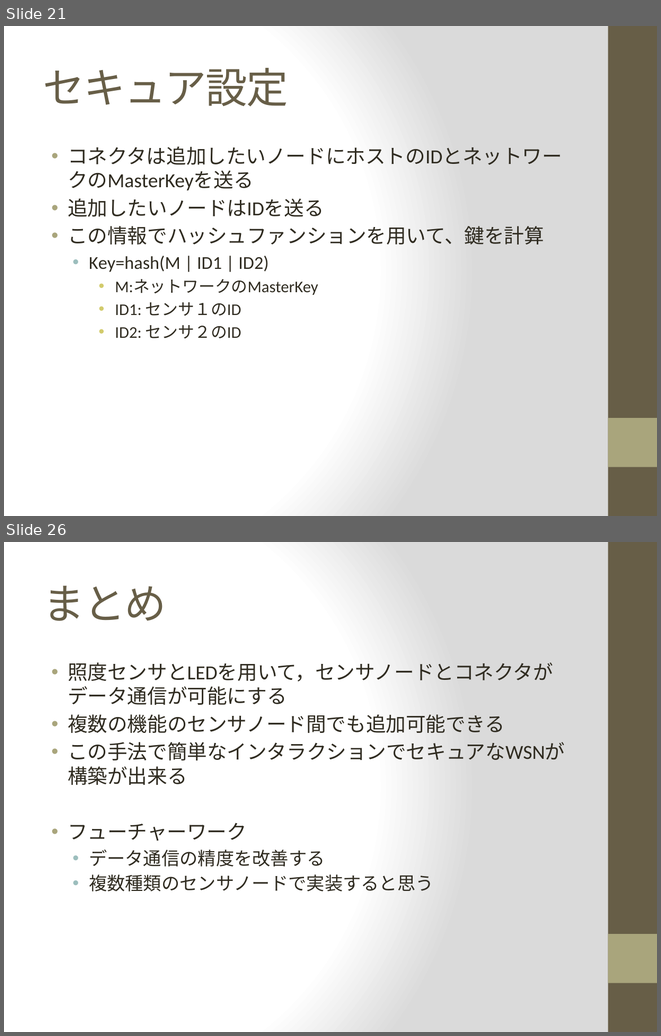
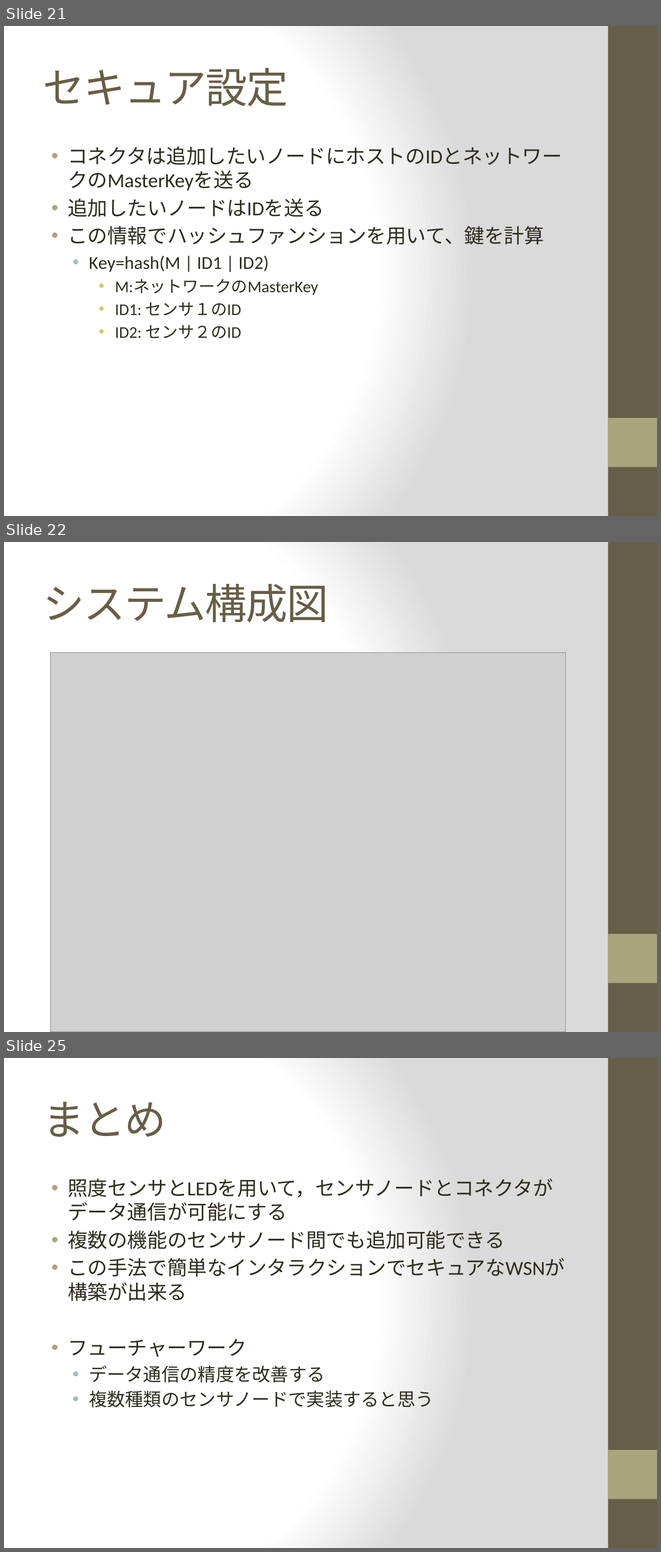
Before and after one commit to spidercpsf/Term2011, a slide deck: UsingLightCommunicationDeployWirelessSensorNetworkv4.pptx. Shown one above the other, each under a label of ours: slides 21 and 26 before the commit, slides 21, 22 and 25 after it; the slides between them are not shown. The pictures are 661x1036 and 661x1552 pixels, drawn with LibreOffice and Linux fonts; fonts in the diff are those of the drawing; grey boxes stand for pictures. Boxes give left, top, right and bottom in pixels: in the first picture for what was removed or moved away, otherwise in the second. Text is boxed around its words. In the diff, an @@ line names an element or a change of style, - is before the commit and + after.

```diff
--- a/UsingLightCommunicationDeployWirelessSensorNetworkv4.pptx
+++ b/UsingLightCommunicationDeployWirelessSensorNetworkv4.pptx
@@ slide 22 added at (x1=4, y1=542, x2=657, y2=1032), background gradient #FFFFFF to #DADADA; not listed: 2 template elements that a slide beside it also shows @@
@@ title added at (x1=43, y1=584, x2=328, y2=623), 46 pt, text #675E47 @@
+システム構成図
@@ picture added at (x1=50, y1=652, x2=566, y2=1032) @@
@@ what was slide 26 is now slide 25 @@
```
Also in this commit, not shown: 9 slides changed, 1 slide removed, 30 other files.
